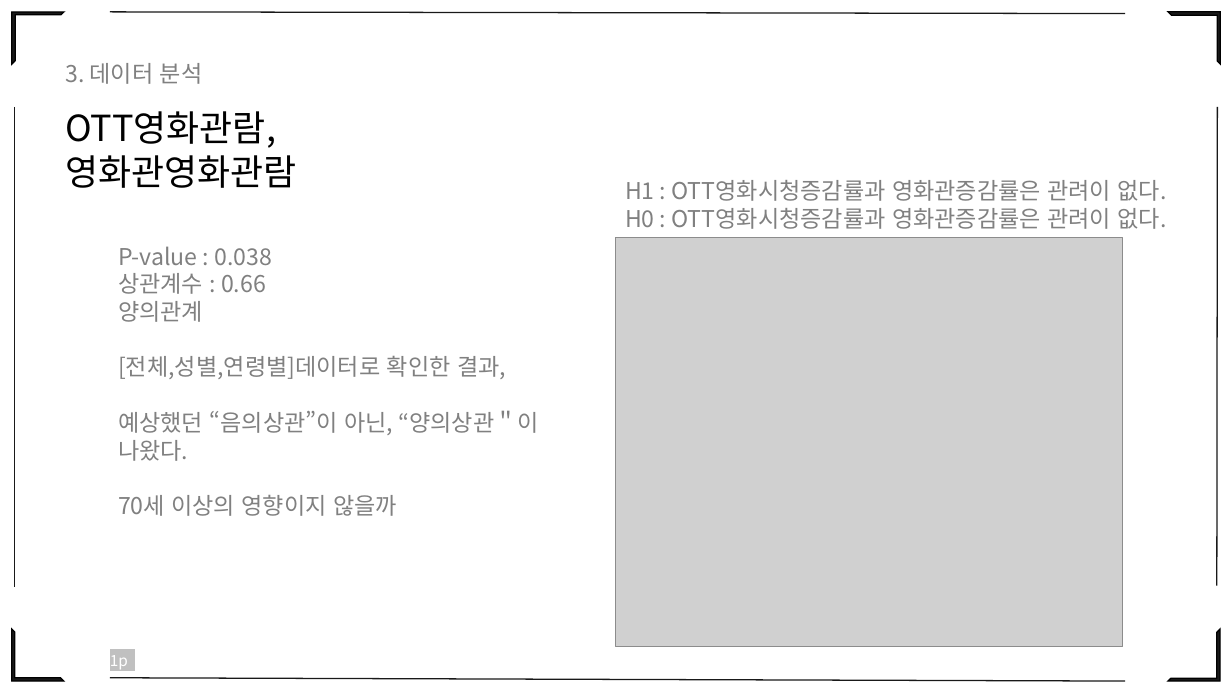
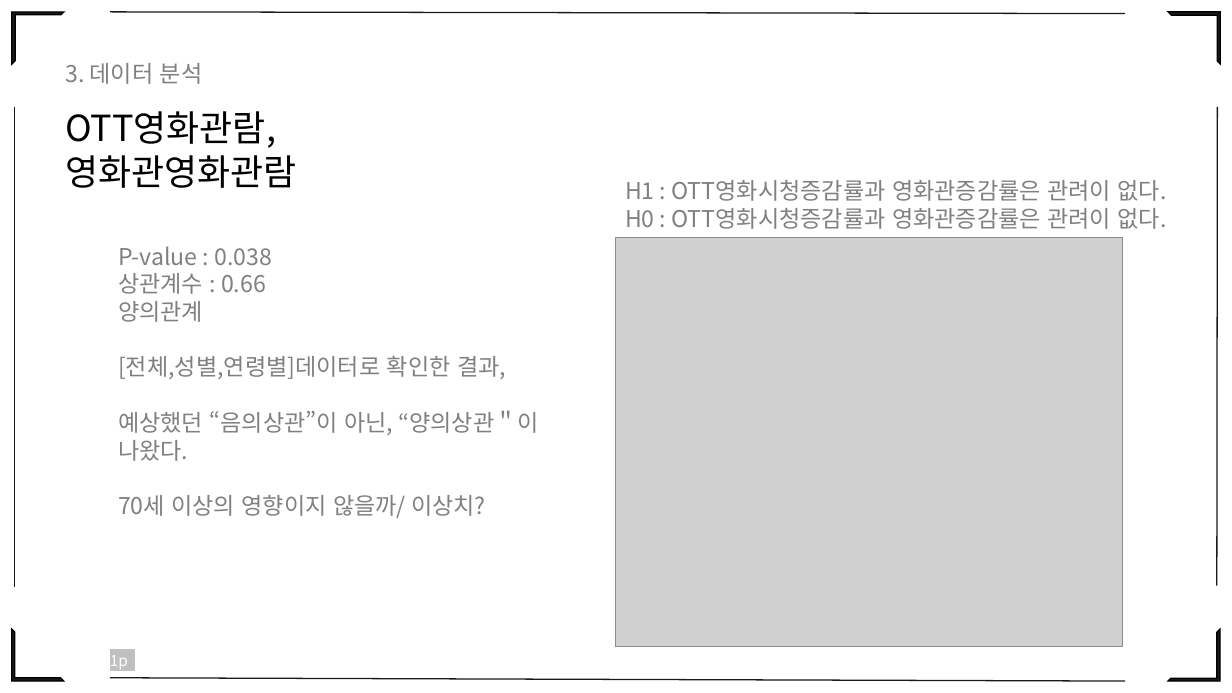
Before and after one commit to eesomin/midproject, a slide deck: slide 35 of jdh1/PPT_0_TEAM2.pptx (slide 29 before the commit). Drawn at 1232x693 pixels with LibreOffice and Linux fonts; fonts in the diff are those of the drawing; grey boxes stand for pictures. Boxes give left, top, right and bottom in pixels: in the first picture for what was removed or moved away, otherwise in the second. Text is boxed around its words. In the diff, an @@ line names an element or a change of style, - is before the commit and + after.

```diff
--- a/jdh1/PPT_0_TEAM2.pptx
+++ b/jdh1/PPT_0_TEAM2.pptx
@@ text at (118,495,486,518): text changed @@
-70세 이상의 영향이지 않을까
+70세 이상의 영향이지 않을까/ 이상치?
```
Also in this commit, not shown: 11 other slides changed, 9 slides added, 6 other files.
